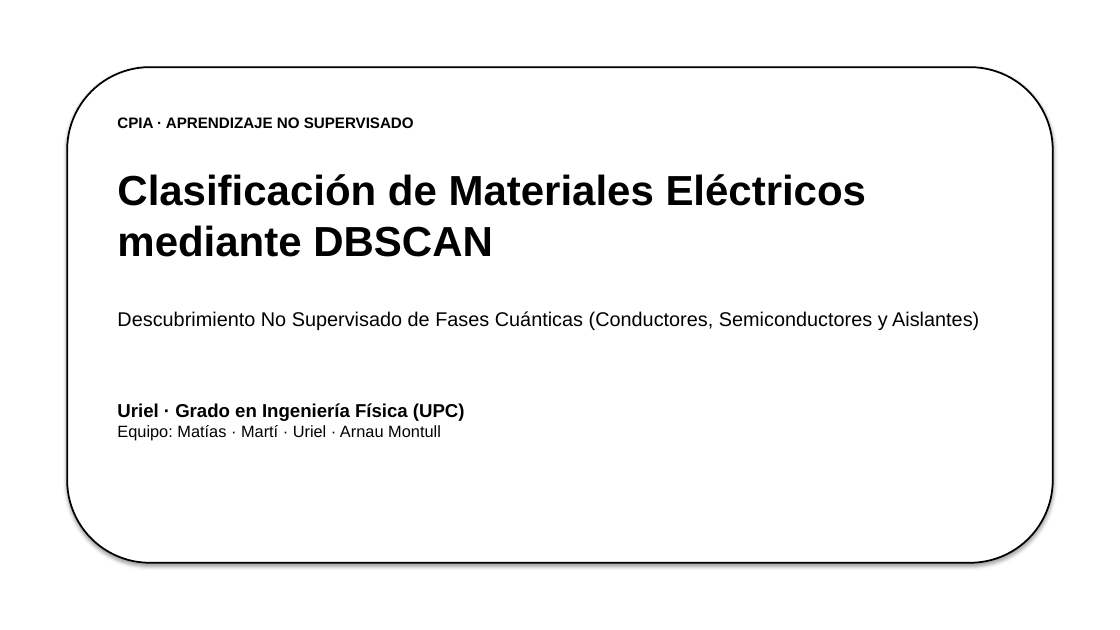
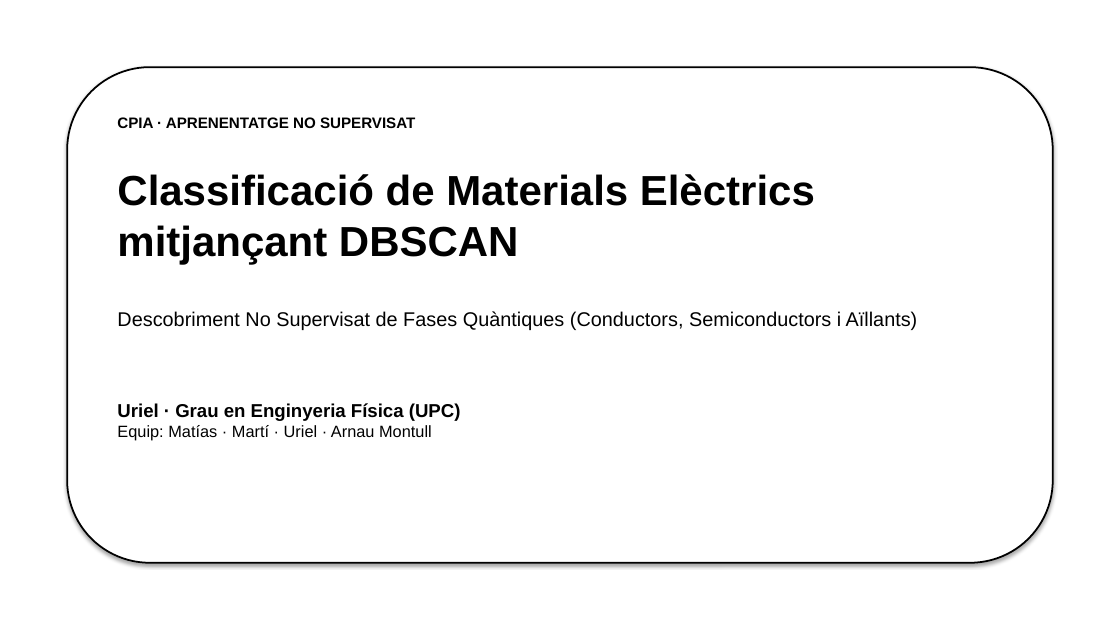
Before and after one commit to ArnauMontull/CPIA-Expo, a slide deck: slide 1 of presentacion/presentacion_materiales_uriel.pptx. Drawn at 1120x630 pixels with LibreOffice and Linux fonts; fonts in the diff are those of the drawing. Boxes give left, top, right and bottom in pixels: in the first picture for what was removed or moved away, otherwise in the second. Text is boxed around its words. In the diff, an @@ line names an element or a change of style, - is before the commit and + after.

```diff
--- a/presentacion/presentacion_materiales_uriel.pptx
+++ b/presentacion/presentacion_materiales_uriel.pptx
@@ text at [117, 117, 415, 128]: text changed @@
-CPIA · APRENDIZAJE NO SUPERVISADO
+CPIA · APRENENTATGE NO SUPERVISAT
@@ text at [117, 174, 815, 264]: text changed @@
-Clasificación de Materiales Eléctricos mediante DBSCAN
+Classificació de Materials Elèctrics mitjançant DBSCAN
@@ text at [117, 311, 918, 330]: text changed @@
-Descubrimiento No Supervisado de Fases Cuánticas (Conductores, Semiconductores y Aislantes)
+Descobriment No Supervisat de Fases Quàntiques (Conductors, Semiconductors i Aïllants)
@@ text at [117, 403, 461, 441]: text changed @@
-Uriel · Grado en Ingeniería Física (UPC)
-Equipo: Matías · Martí · Uriel · Arnau Montull
+Uriel · Grau en Enginyeria Física (UPC)
+Equip: Matías · Martí · Uriel · Arnau Montull
```
Also in this commit, not shown: 6 other slides changed, 1 slide added, 1 slide removed, 13 other files.
